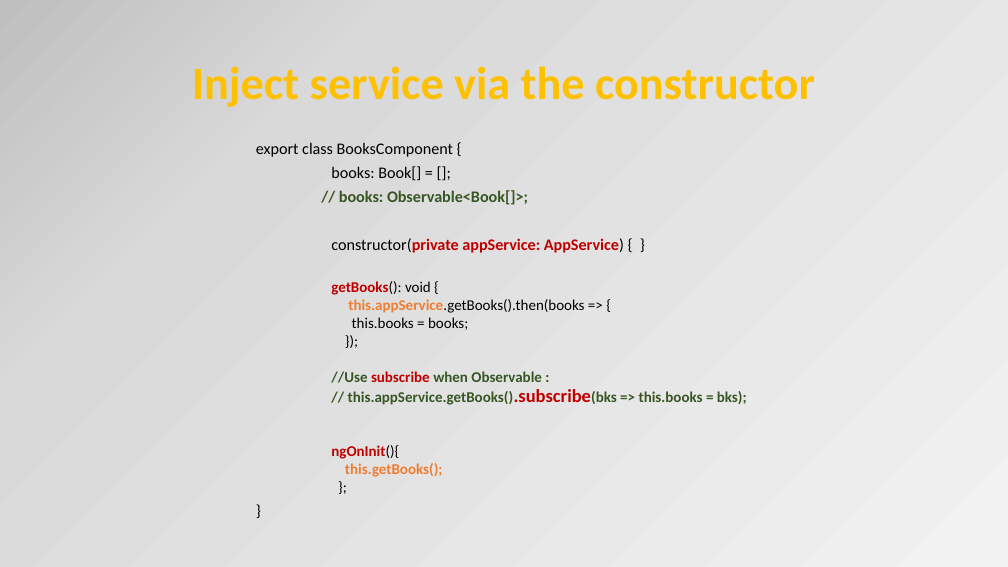
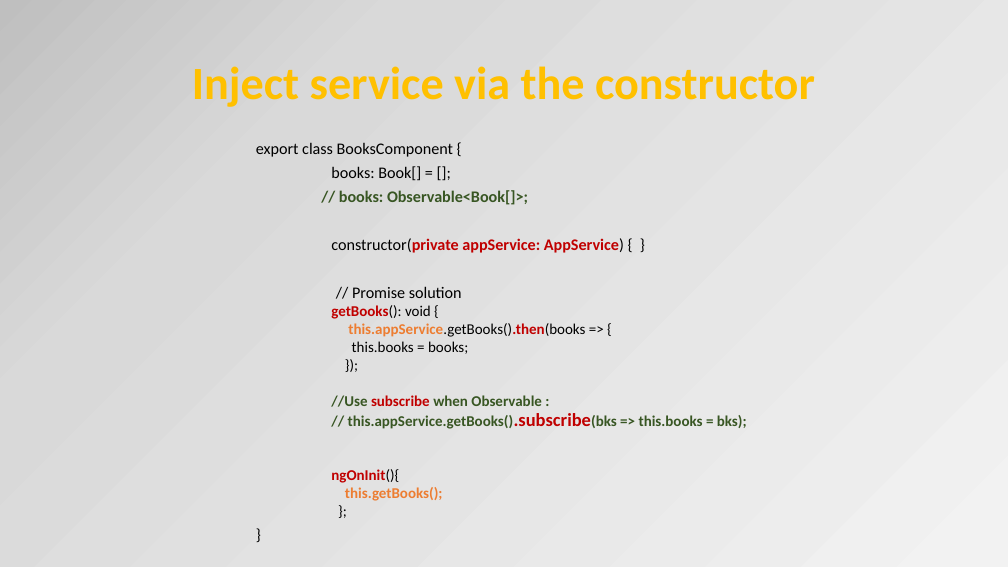
Before and after one commit to petereijgermans11/workshop-reactjs-angular, a slide deck: slide 30 of Angular2.pptx (slide 28 before the commit). Drawn at 1008x567 pixels with LibreOffice and Linux fonts; fonts in the diff are those of the drawing. Boxes give left, top, right and bottom in pixels: in the first picture for what was removed or moved away, otherwise in the second. Text is boxed around its words. In the diff, an @@ line names an element or a change of style, - is before the commit and + after.

Commit message:
promise syntax and observable syntax
promise syntax and observable syntax

```diff
--- a/Angular2.pptx
+++ b/Angular2.pptx
@@ text at bbox=[352, 286, 462, 298]: paragraph added @@
+// Promise solution
@@ text at bbox=[348, 323, 585, 337]: text colour #000000 to #C00000, bold on in "this.appService.getBooks().then(books" @@
```
Also in this commit, not shown: 1 other slide changed, 2 slides added, 3 other files.
